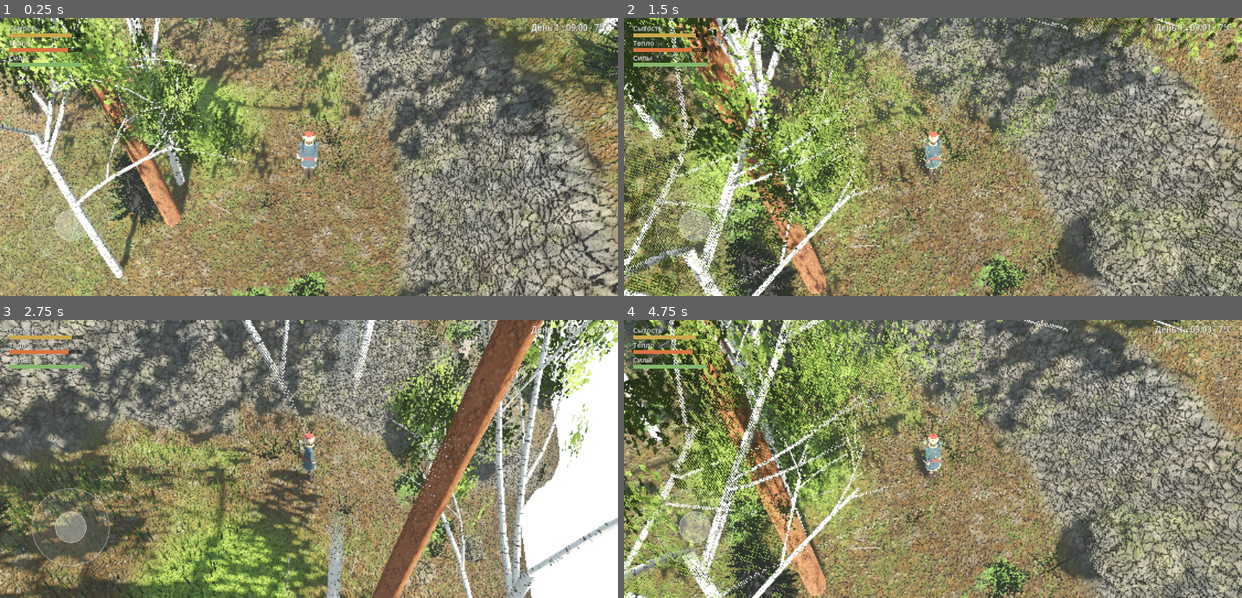
Above: before the commit, frames 1-4 (two rows, left to right).
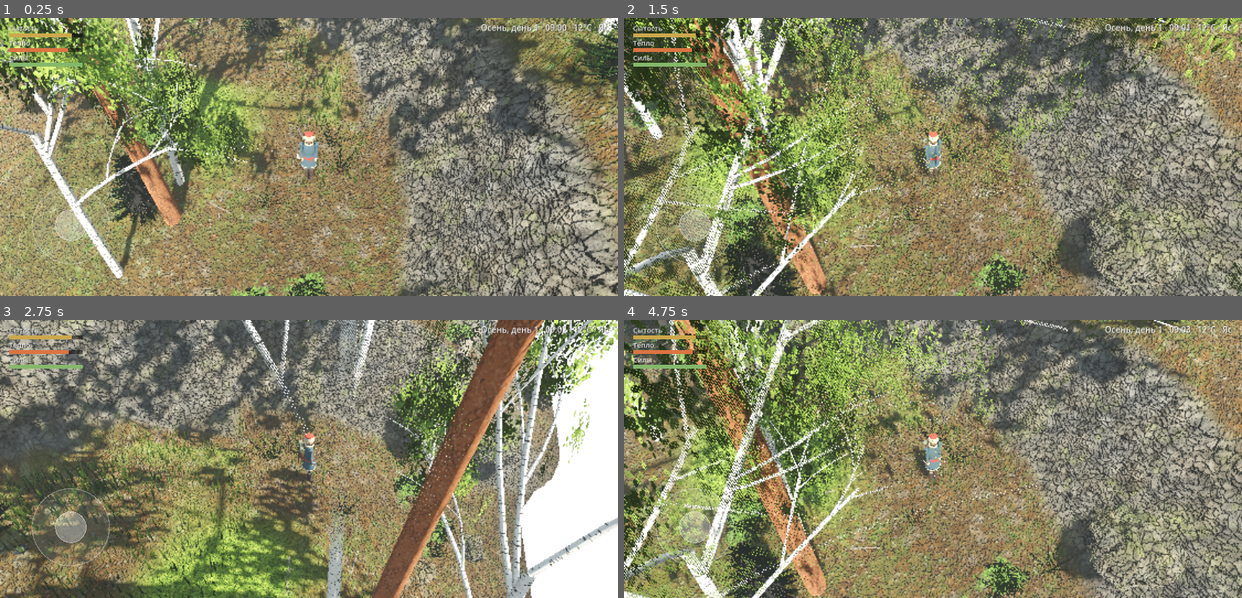
Above: after the commit, the same moments.

Repository: Masuku4129/Game
Game: Godot game, scene res://scenes/main.tscn
The game is run twice, just before and just after one commit, with the same random seed, the same clock (stepped at 60 frames per second) and the same inputs.
Inputs (mouse positions are in pixels of both pictures, inside the frame that each line leads up to):
- Up to frame 1 (0.25 s): no input
- Up to frame 2 (1.5 s): move the mouse to (1068, 143) at 0.52 s; click (1068, 143) at 0.67 s; drag from (809, 170) to (902, 212) at 1.27 s
- Up to frame 3 (2.75 s): move the mouse to (370, 397) at 2.02 s; click (370, 397) at 2.17 s
- Up to frame 4 (4.75 s): drag from (902, 514) to (747, 417) at 2.77 s; move the mouse to (1118, 500) at 3.52 s; click (1118, 500) at 3.67 s; drag from (747, 417) to (840, 389) at 4.27 s

The runs differ from the first frame. In frame 1, 16% of the frame differs, in the area x 0-100%, y 0-100%; in frame 2, 29%; in frame 3, 18%; in frame 4, 26%.

Commit message:
Погода и сезоны: дождь, снег, туман, ветер, снежный покров, листопад, лёд на реке
Co-Authored-By: Claude Opus 5.5 <noreply@anthropic.com>
Claude-Session: https://claude.ai/code/session_01XvKRdkiSDocUeZA2A8yViW

Diff:
--- a/game/scripts/hero.gd
+++ b/game/scripts/hero.gd
@@ -162,7 +162,7 @@
 	if absf(p.x) > half or absf(p.z) > half:
 		return false
 	var y: float = main.height(p.x, p.z)
-	if y < main.WATER_Y - 0.9:
+	if y < main.WATER_Y - 0.9 and main.weather.ice < 0.85:
 		return false
 	if y - position.y > 1.1:
 		return false
@@ -190,7 +190,7 @@
 			f = clampf(1.0 + along * slope * 1.7, 0.3, 1.0)
 		else:
 			f = minf(1.0 + along * slope * 0.25, 1.2)
-		target = d * speed * mag * f
+		target = d * speed * mag * f * (1.0 - main.weather.snow * 0.3)
 	# крутой склон: человека тянет вниз, он теряет управление и катится
 	var s := 0.0
 	sliding = lerpf(sliding, s, minf(1.0, 4.0 * delta))
@@ -218,7 +218,7 @@
 		var face: Vector3 = d if mag > 0.12 and sliding < 0.4 else vel.normalized()
 		body.rotation.y = lerp_angle(body.rotation.y, atan2(face.x, face.z), minf(1.0, 9.0 * delta))
 	var ground: float = main.height(position.x, position.z)
-	var ty := maxf(ground, main.WATER_Y - 0.35)
+	var ty := maxf(ground, main.WATER_Y if main.weather.ice >= 0.85 else main.WATER_Y - 0.35)
 	position.y = lerpf(position.y, ty, minf(1.0, 14.0 * delta))
 	# походка: фаза от пройденного пути, размах от скорости
 	var sn := clampf(sp / speed, 0.0, 1.3)
--- a/game/scripts/main.gd
+++ b/game/scripts/main.gd
@@ -26,9 +26,15 @@
 var warmth := 0.8
 var stamina := 1.0
 var blockers := {}
+var weather
+var terrain_mat: ShaderMaterial
+var water_mat: ShaderMaterial
 
 func _ready() -> void:
 	_setup_noise()
+	weather = preload("res://scripts/weather.gd").new()
+	weather.main = self
+	add_child(weather)
 	_make_environment()
 	_make_terrain()
 	_make_water()
@@ -172,7 +178,8 @@
 	var dusk := clampf(1.0 - absf(e) * 4.0, 0.0, 1.0)
 	var elev := clampf(e, 0.0, 1.0) * 60.0 + 5.0
 	sun.rotation_degrees = Vector3(-elev, 40.0 + (t_hours - 12.0) * 15.0, 0)
-	sun.light_energy = 1.6 * smoothstep(0.0, 0.3, e)
+	var cl: float = weather.cloud if weather != null else 0.0
+	sun.light_energy = 1.6 * smoothstep(0.0, 0.3, e) * (1.0 - cl * 0.72)
 	sun.light_color = Color(1.0, 0.55, 0.30).lerp(Color(1.0, 0.93, 0.82), smoothstep(0.0, 0.45, e))
 	sun.visible = e > -0.02
 	moon.light_energy = 0.3 * (1.0 - d)
@@ -183,12 +190,17 @@
 	var night_hor := Color(0.05, 0.07, 0.12)
 	var top := night_top.lerp(day_top, d).lerp(Color(0.30, 0.32, 0.46), dusk * 0.55)
 	var hor := night_hor.lerp(day_hor, d).lerp(Color(0.88, 0.52, 0.34), dusk * 0.7)
+	var grey := Color(0.5, 0.53, 0.56) * (0.15 + d * 0.85)
+	top = top.lerp(grey, cl * 0.8)
+	hor = hor.lerp(grey.lightened(0.15), cl * 0.6)
 	sky_mat.sky_top_color = top
 	sky_mat.sky_horizon_color = hor
 	sky_mat.ground_horizon_color = hor.darkened(0.15)
 	sky_mat.ground_bottom_color = hor.darkened(0.6)
 	env.fog_light_color = hor.darkened(0.08)
-	env.ambient_light_energy = lerpf(0.22, 0.7, d)
+	env.ambient_light_energy = lerpf(0.22, 0.7, d) * (1.0 + cl * 0.25)
+	if weather != null:
+		env.fog_density = 0.004 + weather.fogv * 0.03 + weather.precip * 0.008 + weather.snow * 0.0
 	if hero != null:
 		hero.torch.light_energy = 2.2 * (1.0 - d)
 	day_factor = d
@@ -241,6 +253,7 @@
 	mat.set_shader_parameter("grass", load("res://textures/ground_grass.png"))
 	mat.set_shader_parameter("rock", load("res://textures/ground_rock.png"))
 	mesh.surface_set_material(0, mat)
+	terrain_mat = mat
 	var mi := MeshInstance3D.new()
 	mi.mesh = mesh
 	add_child(mi)
@@ -254,6 +267,7 @@
 	mat.shader = preload("res://shaders/water.gdshader")
 	mat.set_shader_parameter("wave", load("res://textures/water_wave.png"))
 	plane.material = mat
+	water_mat = mat
 	var mi := MeshInstance3D.new()
 	mi.mesh = plane
 	mi.position.y = WATER_Y
@@ -283,6 +297,8 @@
 	hero.cam_yaw = rig.rotation.y
 	# время суток: 1 игровой час за 75 секунд
 	t_hours += delta / 75.0
+	weather.step(delta / 75.0)
+	weather.update_visual(rig.position)
 	if t_hours >= 24.0:
 		t_hours -= 24.0
 		day_count += 1
@@ -291,6 +307,7 @@
 		_sky_timer = 0.25
 		_update_sky()
 		_update_stats(0.25)
+		weather.apply(veg.fade_list, terrain_mat, veg.mats["blade"], water_mat)
 	if player_rig == null:
 		return
 	grass_timer -= delta
@@ -318,9 +335,19 @@
 	if best_d < 1e9:
 		_build_grass_cell(best)
 
+## Проверка сезонов: тап по часам в правом верхнем углу перематывает время на 2 дня вперёд.
+func _unhandled_input(e: InputEvent) -> void:
+	if e is InputEventScreenTouch and e.pressed:
+		var vs := get_viewport().get_visible_rect().size
+		if e.position.x > vs.x - 520.0 and e.position.y < 90.0:
+			day_count += 2
+			weather.next_change = 0.0
+			get_viewport().set_input_as_handled()
+
 func _update_stats(dt: float) -> void:
 	hunger = maxf(0.0, hunger - 0.0004 * dt)
-	var target_w := 0.28 + 0.55 * day_factor
+	var tc: float = weather.temp
+	var target_w := clampf(0.55 + tc * 0.025 - weather.wet * 0.25 - weather.wind * 0.05, 0.05, 0.95)
 	warmth = lerpf(warmth, target_w, 0.01 * dt * 4.0)
 	if hero.moving:
 		stamina = maxf(0.0, stamina - 0.012 * dt)
@@ -328,8 +355,8 @@
 		stamina = minf(1.0, stamina + 0.05 * dt)
 	var hh := int(t_hours)
 	var mm := int((t_hours - hh) * 60.0)
-	var temp := int(round(lerpf(-9.0, 7.0, day_factor)))
-	hud.set_state(hunger, warmth, stamina, "День %d · %02d:%02d · %d°C" % [day_count, hh, mm, temp])
+	var temp := int(round(tc))
+	hud.set_state(hunger, warmth, stamina, "%s, день %d · %02d:%02d · %d°C · %s" % [weather.season_name(), day_count, hh, mm, temp, weather.kind])
 
 func _build_grass_cell(k: Vector2i) -> void:
 	var rng := RandomNumberGenerator.new()
--- a/game/scripts/veg.gd
+++ b/game/scripts/veg.gd
@@ -19,11 +19,11 @@
 		fade_list.append(m)
 	_card("needle", Color(0.78, 0.86, 0.70), 0.03)
 	_card("pine", Color(0.80, 0.84, 0.68), 0.03)
-	_card("birch_leaf", Color(0.86, 0.90, 0.70), 0.06)
-	_card("broad_leaf", Color(0.78, 0.84, 0.66), 0.05)
-	_card("fern", Color(0.72, 0.80, 0.62), 0.08)
-	_card("grass", Color(0.86, 0.88, 0.70), 0.12)
-	_card("reed", Color(0.9, 0.95, 0.8), 0.07)
+	_card("birch_leaf", Color(0.86, 0.90, 0.70), 0.06, 1.0, 1.0)
+	_card("broad_leaf", Color(0.78, 0.84, 0.66), 0.05, 1.0, 1.0)
+	_card("fern", Color(0.72, 0.80, 0.62), 0.08, 0.9, 0.8)
+	_card("grass", Color(0.86, 0.88, 0.70), 0.12, 0.7, 0.0)
+	_card("reed", Color(0.9, 0.95, 0.8), 0.07, 0.6, 0.0)
 	var blade := ShaderMaterial.new()
 	blade.shader = BLADE_SHADER
 	mats["blade"] = blade
@@ -34,12 +34,14 @@
 	mats["core"] = core
 	fade_list.append(core)
 
-func _card(k: String, tint: Color, sway: float) -> void:
+func _card(k: String, tint: Color, sway: float, yellow: float = 0.0, drop: float = 0.0) -> void:
 	var m := ShaderMaterial.new()
 	m.shader = CARD_SHADER
 	m.set_shader_parameter("tex", load("res://textures/%s.png" % k))
 	m.set_shader_parameter("tint", tint)
 	m.set_shader_parameter("sway", sway)
+	m.set_shader_parameter("yellow_k", yellow)
+	m.set_shader_parameter("drop_k", drop)
 	mats[k] = m
 	fade_list.append(m)
 
--- /dev/null
+++ b/game/scripts/weather.gd
@@ -0,0 +1,195 @@
+extends Node
+## Календарь, сезоны и погода. Считает температуру, облачность, осадки, туман, ветер,
+## снежный покров, мокрость, осеннюю листву, лёд на реке; рисует дождь и снег вокруг камеры.
+
+const DAYS_PER_SEASON := 12
+const SEASONS := ["Осень", "Зима", "Весна", "Лето"]
+
+var main: Node3D
+var rng := RandomNumberGenerator.new()
+
+# текущее состояние
+var kind := "Ясно"
+var next_change := 6.0  # игровых часов до смены
+var cloud := 0.1
+var precip := 0.0
+var fogv := 0.0
+var wind := 0.5
+var temp := 8.0
+var snow := 0.0
+var wet := 0.0
+var autumn := 0.0
+var leaf_drop := 0.0
+var ice := 0.0
+var t_cloud := 0.1
+var t_precip := 0.0
+var t_fog := 0.0
+var t_wind := 0.5
+var _hours_acc := 0.0
+
+var rain: GPUParticles3D
+var flakes: GPUParticles3D
+
+func _ready() -> void:
+	rng.seed = 2026
+	rain = _make_particles(true)
+	flakes = _make_particles(false)
+
+func _make_particles(is_rain: bool) -> GPUParticles3D:
+	var p := GPUParticles3D.new()
+	var pm := ParticleProcessMaterial.new()
+	pm.emission_shape = ParticleProcessMaterial.EMISSION_SHAPE_BOX
+	pm.emission_box_extents = Vector3(22, 1, 22)
+	pm.direction = Vector3(0, -1, 0)
+	pm.spread = 4.0 if is_rain else 25.0
+	pm.initial_velocity_min = 16.0 if is_rain else 0.6
+	pm.initial_velocity_max = 20.0 if is_rain else 1.4
+	pm.gravity = Vector3(0.8, -12.0, 0.3) if is_rain else Vector3(0.4, -1.3, 0.2)
+	p.process_material = pm
+	var q := QuadMesh.new()
+	q.size = Vector2(0.025, 0.55) if is_rain else Vector2(0.07, 0.07)
+	var m := StandardMaterial3D.new()
+	m.shading_mode = BaseMaterial3D.SHADING_MODE_UNSHADED
+	m.transparency = BaseMaterial3D.TRANSPARENCY_ALPHA
+	m.albedo_color = Color(0.75, 0.8, 0.85, 0.35) if is_rain else Color(0.97, 0.98, 1.0, 0.9)
+	m.billboard_mode = BaseMaterial3D.BILLBOARD_FIXED_Y if is_rain else BaseMaterial3D.BILLBOARD_PARTICLES
+	m.vertex_color_use_as_albedo = false
+	q.material = m
+	p.draw_pass_1 = q
+	p.amount = 2600 if is_rain else 2200
+	p.lifetime = 1.4 if is_rain else 9.0
+	p.preprocess = 2.0 if is_rain else 9.0
+	p.visibility_aabb = AABB(Vector3(-30, -40, -30), Vector3(60, 60, 60))
+	p.local_coords = false
+	p.emitting = false
+	p.cast_shadow = GeometryInstance3D.SHADOW_CASTING_SETTING_OFF
+	add_child(p)
+	return p
+
+## Положение в году 0..1 (0 = начало осени).
+func year_pos() -> float:
+	var d: float = float(main.day_count - 1) + main.t_hours / 24.0
+	return fposmod(d / (DAYS_PER_SEASON * 4.0), 1.0)
+
+func season_index() -> int:
+	return int(year_pos() * 4.0) % 4
+
+func season_name() -> String:
+	return SEASONS[season_index()]
+
+## Средняя суточная температура по году (опорные точки каждые пол-сезона).
+func base_temp(y: float) -> float:
+	var pts := [8.0, 1.0, -8.0, -24.0, -14.0, 2.0, 15.0, 20.0, 8.0]
+	var f := y * 8.0
+	var i := int(f)
+	return lerpf(pts[i], pts[i + 1], f - i)
+
+func _pick_weather() -> void:
+	var s := season_index()
+	# вероятности: ясно, облачно, осадки, туман, буря
+	var w: Array = [[0.25, 0.3, 0.3, 0.1, 0.05], [0.35, 0.25, 0.25, 0.05, 0.1], [0.3, 0.3, 0.25, 0.1, 0.05], [0.45, 0.25, 0.15, 0.05, 0.1]][s]
+	var r := rng.randf()
+	var k := 0
+	while k < 4 and r > w[k]:
+		r -= w[k]
+		k += 1
+	match k:
+		0:
+			t_cloud = rng.randf_range(0.0, 0.2); t_precip = 0.0; t_fog = 0.0; t_wind = rng.randf_range(0.3, 0.7)
+		1:
+			t_cloud = rng.randf_range(0.5, 0.8); t_precip = 0.0; t_fog = 0.0; t_wind = rng.randf_range(0.5, 1.0)
+		2:
+			t_cloud = 0.85; t_precip = rng.randf_range(0.4, 0.8); t_fog = 0.1; t_wind = rng.randf_range(0.6, 1.1)
+		3:
+			t_cloud = 0.6; t_precip = 0.0; t_fog = rng.randf_range(0.6, 1.0); t_wind = 0.15
+		4:
+			t_cloud = 1.0; t_precip = 1.0; t_fog = 0.25; t_wind = rng.randf_range(1.6, 2.2)
+	next_change = rng.randf_range(3.0, 9.0)
+
+func _kind_name() -> String:
+	var cold := temp < 0.5
+	if precip > 0.75 and wind > 1.4:
+		return "Метель" if cold else "Гроза"
+	if precip > 0.15:
+		return "Снег" if cold else "Дождь"
+	if fogv > 0.4:
+		return "Туман"
+	if cloud > 0.45:
+		return "Облачно"
+	return "Ясно"
+
+## dh — прошедшие игровые часы.
+func step(dh: float) -> void:
+	next_change -= dh
+	if next_change <= 0.0:
+		_pick_weather()
+	var k := 1.0 - exp(-dh * 1.2)  # плавный переход за ~1 игровой час
+	cloud = lerpf(cloud, t_cloud, k)
+	precip = lerpf(precip, t_precip, k)
+	fogv = lerpf(fogv, t_fog, k)
+	wind = lerpf(wind, t_wind, k)
+	var y := year_pos()
+	var daily: float = (main.day_factor - 0.5) * 9.0 * (1.0 - cloud * 0.5)
+	temp = base_temp(y) + daily - precip * 2.0
+	var cold := temp < 0.5
+	# снег копится в снегопад, тает в тепло
+	if cold and precip > 0.1:
+		snow = minf(1.0, snow + precip * dh * 0.09)
+	elif temp > 1.0:
+		snow = maxf(0.0, snow - (temp * 0.004 + precip * 0.02) * dh)
+	# мокрость: дождь мочит, солнце и ветер сушат
+	if not cold and precip > 0.1:
+		wet = minf(1.0, wet + precip * dh * 0.8)
+	else:
+		wet = maxf(0.0, wet - dh * (0.08 + main.day_factor * 0.12))
+	# река замерзает после нескольких дней мороза
+	if temp < -6.0:
+		ice = minf(1.0, ice + dh * 0.012)
+	elif temp > 0.0:
+		ice = maxf(0.0, ice - dh * 0.01 * (1.0 + temp * 0.2))
+	# листва: желтеет в первой половине осени, опадает во второй, распускается в конце весны
+	var s := y * 4.0
+	if s < 1.0:
+		autumn = smoothstep(0.05, 0.55, s)
+		leaf_drop = smoothstep(0.5, 0.95, s)
+	elif s < 2.0:
+		autumn = 1.0
+		leaf_drop = 1.0
+	elif s < 3.0:
+		autumn = 0.0
+		leaf_drop = 1.0 - smoothstep(2.45, 2.9, s)
+	else:
+		autumn = smoothstep(3.85, 4.0, s) * 0.2
+		leaf_drop = 0.0
+	kind = _kind_name()
+
+func update_visual(cam_target: Vector3) -> void:
+	var pos := cam_target + Vector3(0, 16.0, 0)
+	rain.global_position = pos
+	flakes.global_position = pos
+	var cold := temp < 0.5
+	var amt := clampf(precip * 1.15, 0.0, 1.0)
+	rain.emitting = amt > 0.05 and not cold
+	flakes.emitting = amt > 0.05 and cold
+	rain.amount_ratio = amt
+	flakes.amount_ratio = amt
+	var pm: ParticleProcessMaterial = flakes.process_material
+	pm.gravity = Vector3(wind * 1.2, -1.3, wind * 0.5)
+	var pr: ParticleProcessMaterial = rain.process_material
+	pr.gravity = Vector3(wind * 2.5, -12.0, wind * 1.0)
+
+## Раздать параметры шейдерам.
+func apply(mats: Array, terrain: ShaderMaterial, blade: ShaderMaterial, water: ShaderMaterial) -> void:
+	for m in mats:
+		m.set_shader_parameter("snow", snow)
+		m.set_shader_parameter("wet", wet)
+		m.set_shader_parameter("autumn", autumn)
+		m.set_shader_parameter("leaf_drop", leaf_drop)
+		m.set_shader_parameter("wind", wind)
+	terrain.set_shader_parameter("snow", snow)
+	terrain.set_shader_parameter("wet", wet)
+	blade.set_shader_parameter("snow", snow)
+	blade.set_shader_parameter("dry", clampf(autumn * 0.8 + (1.0 - smoothstep(0.0, 0.4, temp)) * 0.3, 0.0, 1.0))
+	blade.set_shader_parameter("wind", wind)
+	water.set_shader_parameter("ice", ice)
+	water.set_shader_parameter("rain", precip if temp >= 0.5 else 0.0)
--- a/game/shaders/bark.gdshader
+++ b/game/shaders/bark.gdshader
@@ -1,18 +1,23 @@
 shader_type spatial;
 render_mode diffuse_burley;
 #include "res://shaders/fade.gdshaderinc"
+#include "res://shaders/weather.gdshaderinc"
 uniform sampler2D tex : source_color, filter_linear_mipmap_anisotropic, repeat_enable;
 uniform vec4 tint : source_color = vec4(1.0);
 varying vec3 wpf;
+varying float upn;
 
 void vertex() {
 	wpf = (MODEL_MATRIX * vec4(VERTEX, 1.0)).xyz;
+	upn = normalize((MODEL_MATRIX * vec4(NORMAL, 0.0)).xyz).y;
 }
 
 void fragment() {
 	if (fade_discard(wpf, FRAGCOORD.xy)) {
 		discard;
 	}
-	ALBEDO = texture(tex, UV).rgb * tint.rgb * COLOR.rgb;
-	ROUGHNESS = 1.0;
+	vec3 col = texture(tex, UV).rgb * tint.rgb * COLOR.rgb * (1.0 - wet * 0.3);
+	col = mix(col, vec3(0.88, 0.9, 0.94), snow_cover(upn, wpf) * 0.9);
+	ALBEDO = col;
+	ROUGHNESS = mix(1.0, 0.6, wet);
 }
--- a/game/shaders/card.gdshader
+++ b/game/shaders/card.gdshader
@@ -1,29 +1,53 @@
 shader_type spatial;
 render_mode cull_disabled, diffuse_burley;
 #include "res://shaders/fade.gdshaderinc"
-// Карточки хвои, листвы, травы: альфа-отсечение, лёгкое качание на ветру.
+#include "res://shaders/weather.gdshaderinc"
+// Карточки хвои, листвы, травы: альфа-отсечение, качание на ветру, осень, листопад, снег.
 uniform sampler2D tex : source_color, filter_linear_mipmap, repeat_disable;
 uniform vec4 tint : source_color = vec4(1.0);
 uniform float sway = 0.05;
+uniform float yellow_k = 0.0;
+uniform float drop_k = 0.0;
 varying vec3 wpf;
+varying float upn;
+varying vec3 opos;
 
 void vertex() {
 	vec3 w = (MODEL_MATRIX * vec4(VERTEX, 1.0)).xyz;
-	float t = TIME * 1.3 + w.x * 0.21 + w.z * 0.17;
-	float k = sway * max(VERTEX.y, 0.0);
-	VERTEX.x += sin(t) * k;
+	float t = TIME * (1.0 + wind * 0.6) + w.x * 0.21 + w.z * 0.17;
+	float k = sway * (0.4 + wind * 1.2) * max(VERTEX.y, 0.0);
+	VERTEX.x += sin(t) * k + wind * k * 0.6;
 	VERTEX.z += cos(t * 0.83) * k;
 	wpf = (MODEL_MATRIX * vec4(VERTEX, 1.0)).xyz;
+	upn = normalize((MODEL_MATRIX * vec4(NORMAL, 0.0)).xyz).y;
+	opos = MODEL_MATRIX[3].xyz;
 }
 
 void fragment() {
 	if (fade_discard(wpf, FRAGCOORD.xy)) {
 		discard;
 	}
+	// листопад: листья пропадают кучками, у каждого дерева чуть в свой срок
+	float tree_r = whash(floor(opos));
+	float leaf_r = whash(floor(wpf * 1.3));
+	float dr = leaf_drop * drop_k * (1.15 + (tree_r - 0.5) * 0.5);
+	if (dr > 0.001 && leaf_r < dr) {
+		discard;
+	}
 	vec4 c = texture(tex, UV);
-	ALBEDO = c.rgb * tint.rgb * COLOR.rgb;
+	vec3 col = c.rgb * tint.rgb * COLOR.rgb;
+	// осень: жёлтые и рыжие оттенки у лиственных, у травы бурые
+	float a = clamp(autumn * yellow_k * (0.75 + tree_r * 0.6), 0.0, 1.0);
+	float l = dot(col, vec3(0.3, 0.55, 0.15));
+	vec3 fall = mix(vec3(1.25, 0.95, 0.3), vec3(1.15, 0.55, 0.2), tree_r) * l * 1.35;
+	col = mix(col, fall, a);
+	// снег лежит на верхних сторонах
+	float s = snow_cover(upn * 0.6 + 0.4, wpf) * 0.85;
+	col = mix(col, vec3(0.88, 0.9, 0.94), s);
+	col *= 1.0 - wet * 0.18;
+	ALBEDO = col;
 	ALPHA = c.a;
 	ALPHA_SCISSOR_THRESHOLD = 0.45;
-	ROUGHNESS = 0.85;
+	ROUGHNESS = mix(0.85, 0.5, wet);
 	SPECULAR = 0.2;
 }
--- a/game/shaders/grass_blade.gdshader
+++ b/game/shaders/grass_blade.gdshader
@@ -3,17 +3,24 @@
 // Ковёр из отдельных травинок. Цвет берётся из вершин, нормаль смотрит вверх (мягкий свет).
 uniform float sway = 0.06;
 uniform vec3 tint : source_color = vec3(0.78, 0.82, 0.7);
+uniform float snow = 0.0;
+uniform float dry = 0.0;
+uniform float wind = 0.5;
 
 void vertex() {
 	vec3 w = (MODEL_MATRIX * vec4(VERTEX, 1.0)).xyz;
-	float k = sway * smoothstep(0.0, 0.5, VERTEX.y);
+	VERTEX.y *= max(0.0, 1.0 - snow * 1.6);
+	float k = sway * (0.5 + wind) * smoothstep(0.0, 0.5, VERTEX.y);
 	float t = TIME * 1.6 + w.x * 0.35 + w.z * 0.27;
 	VERTEX.x += sin(t) * k + sin(t * 2.3 + 1.7) * k * 0.3;
 	VERTEX.z += cos(t * 0.9) * k * 0.7;
 }
 
 void fragment() {
-	ALBEDO = COLOR.rgb * tint;
+	vec3 c = COLOR.rgb * tint;
+	float l = dot(c, vec3(0.3, 0.55, 0.15));
+	c = mix(c, vec3(1.15, 0.9, 0.55) * l * 1.2, dry);
+	ALBEDO = c;
 	NORMAL = normalize((VIEW_MATRIX * vec4(0.0, 1.0, 0.0, 0.0)).xyz);
 	ROUGHNESS = 0.9;
 	SPECULAR = 0.15;
--- a/game/shaders/rock.gdshader
+++ b/game/shaders/rock.gdshader
@@ -1,6 +1,7 @@
 shader_type spatial;
 render_mode diffuse_burley;
 #include "res://shaders/fade.gdshaderinc"
+#include "res://shaders/weather.gdshaderinc"
 // Камни и валуны: трипланарная текстура скалы в двух масштабах с рельефом из карты высот.
 uniform sampler2D rock : source_color, filter_linear_mipmap_anisotropic, repeat_enable;
 uniform float tile = 0.55;
@@ -45,7 +46,10 @@
 	vec3 nw = normalize(wn - g * bump * 9.0);
 	NORMAL = normalize((VIEW_MATRIX * vec4(nw, 0.0)).xyz);
 	// мох сверху по цвету вершин
-	ALBEDO = col * COLOR.rgb * (0.65 + a.a * 0.6);
-	ROUGHNESS = 0.95;
+	vec3 alb = col * COLOR.rgb * (0.65 + a.a * 0.6);
+	alb *= 1.0 - wet * 0.35;
+	alb = mix(alb, vec3(0.88, 0.9, 0.94), snow_cover(nw.y, wp));
+	ALBEDO = alb;
+	ROUGHNESS = mix(0.95, 0.35, wet);
 	SPECULAR = 0.2;
 }
--- a/game/shaders/terrain.gdshader
+++ b/game/shaders/terrain.gdshader
@@ -9,6 +9,8 @@
 uniform float tile_grass = 0.45;
 uniform float tile_rock = 0.5;
 uniform float bump = 1.1;
+uniform float snow = 0.0;
+uniform float wet = 0.0;
 varying vec3 wpos;
 varying vec3 wnor;
 
@@ -82,7 +84,15 @@
 	NORMAL = normalize((VIEW_MATRIX * vec4(nw, 0.0)).xyz);
 	// каверны темнее
 	col *= 0.7 + hgt * 0.5;
+	// мокрая земля темнее и блестит, лужи в низинах
+	float puddle = smoothstep(0.62, 0.8, macro) * (1.0 - rk) * wet;
+	col *= 1.0 - wet * 0.3;
+	col = mix(col, col * 0.55, puddle);
+	// снежный покров: сначала на ровном, потом всё, кроме круч
+	float sn = clamp(snow * 1.6 - 0.2 - slope * 3.0 + (macro - 0.5) * 0.6 + (hgt - 0.5) * 0.3, 0.0, 1.0);
+	vec3 snow_col = vec3(0.86, 0.89, 0.94) * (0.92 + hgt * 0.12);
+	col = mix(col, snow_col, sn);
 	ALBEDO = col;
-	ROUGHNESS = mix(0.95, 0.55, mud);
+	ROUGHNESS = mix(mix(0.95, 0.55, mud), 0.25, max(puddle, wet * 0.4)) * (1.0 - sn * 0.1);
 	SPECULAR = 0.25;
 }
--- a/game/shaders/water.gdshader
+++ b/game/shaders/water.gdshader
@@ -8,6 +8,8 @@
 uniform vec3 deep_col : source_color = vec3(0.05, 0.13, 0.15);
 uniform vec3 foam_col : source_color = vec3(0.86, 0.90, 0.88);
 uniform vec2 flow = vec2(0.05, 0.03);
+uniform float ice = 0.0;
+uniform float rain = 0.0;
 varying vec3 wp;
 
 void vertex() {
@@ -44,8 +46,17 @@
 	float foam = clamp(shore + streak, 0.0, 1.0);
 	col = mix(col, foam_col, foam * 0.85);
 
+	// капли дождя: мелкие кольца-блики
+	vec2 cell = floor(wp.xz * 3.0);
+	float ph = fract(TIME * 1.3 + fract(sin(dot(cell, vec2(12.9, 78.2))) * 437.5));
+	float ring = 1.0 - smoothstep(0.0, 0.08, abs(length(fract(wp.xz * 3.0) - 0.5) - ph * 0.45));
+	col += vec3(0.18) * ring * (1.0 - ph) * rain;
+	// лёд: сначала у берега, потом вся река; матовый, с трещинами из текстуры волн
+	float ic = clamp(ice * 1.6 - t * 0.6 + (w1.a - 0.5) * 0.3, 0.0, 1.0);
+	vec3 ice_col = mix(vec3(0.62, 0.72, 0.78), vec3(0.85, 0.9, 0.93), w2.a);
+	col = mix(col, ice_col, ic);
 	ALBEDO = col;
-	ROUGHNESS = mix(0.04, 0.5, foam);
+	ROUGHNESS = mix(mix(0.04, 0.5, foam), 0.3, ic);
 	SPECULAR = 0.7;
 	METALLIC = 0.0;
 	ALPHA = 1.0;
Not shown, added: game/shaders/weather.gdshaderinc
